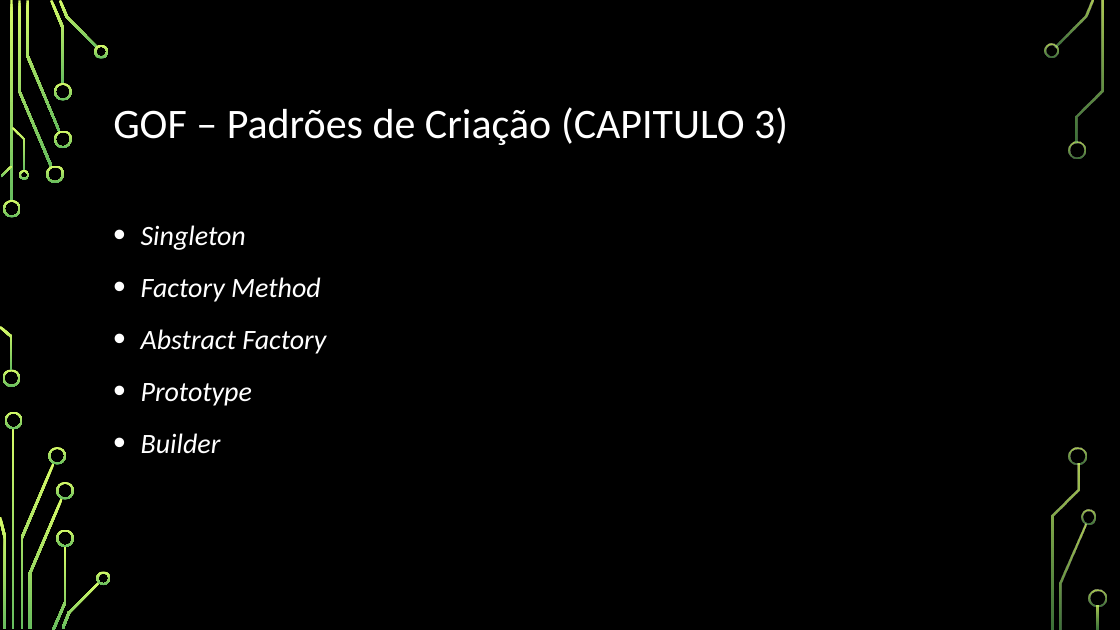
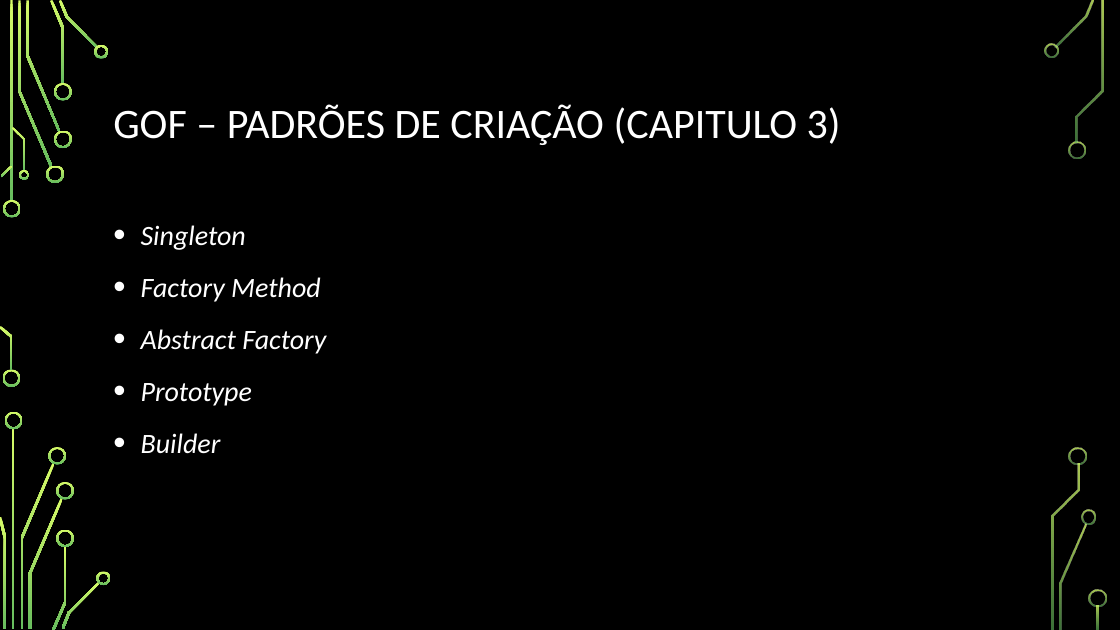
Before and after one commit to Emeson-Santos/Seminario-de-Engenharia---padroes-GoF, a slide deck: slide 23 of PADRÃO DE PROJETO (STRATEGY E INTERPRETER).PPTX (slide 18 before the commit). Drawn at 1120x630 pixels with LibreOffice and Linux fonts; fonts in the diff are those of the drawing; background and template pictures are left out. Boxes give left, top, right and bottom in pixels: in the first picture for what was removed or moved away, otherwise in the second. Text is boxed around its words. In the diff, an @@ line names an element or a change of style, - is before the commit and + after.

```diff
--- a/PADRÃO DE PROJETO (STRATEGY E INTERPRETER).PPTX
+++ b/PADRÃO DE PROJETO (STRATEGY E INTERPRETER).PPTX
@@ title at <box>113,104,841,145</box>: text changed @@
-GOF – Padrões de Criação (CAPITULO 3)
+GOF – PADRÕES DE CRIAÇÃO (CAPITULO 3)
```
Also in this commit, not shown: 12 other slides changed, 6 slides added.
